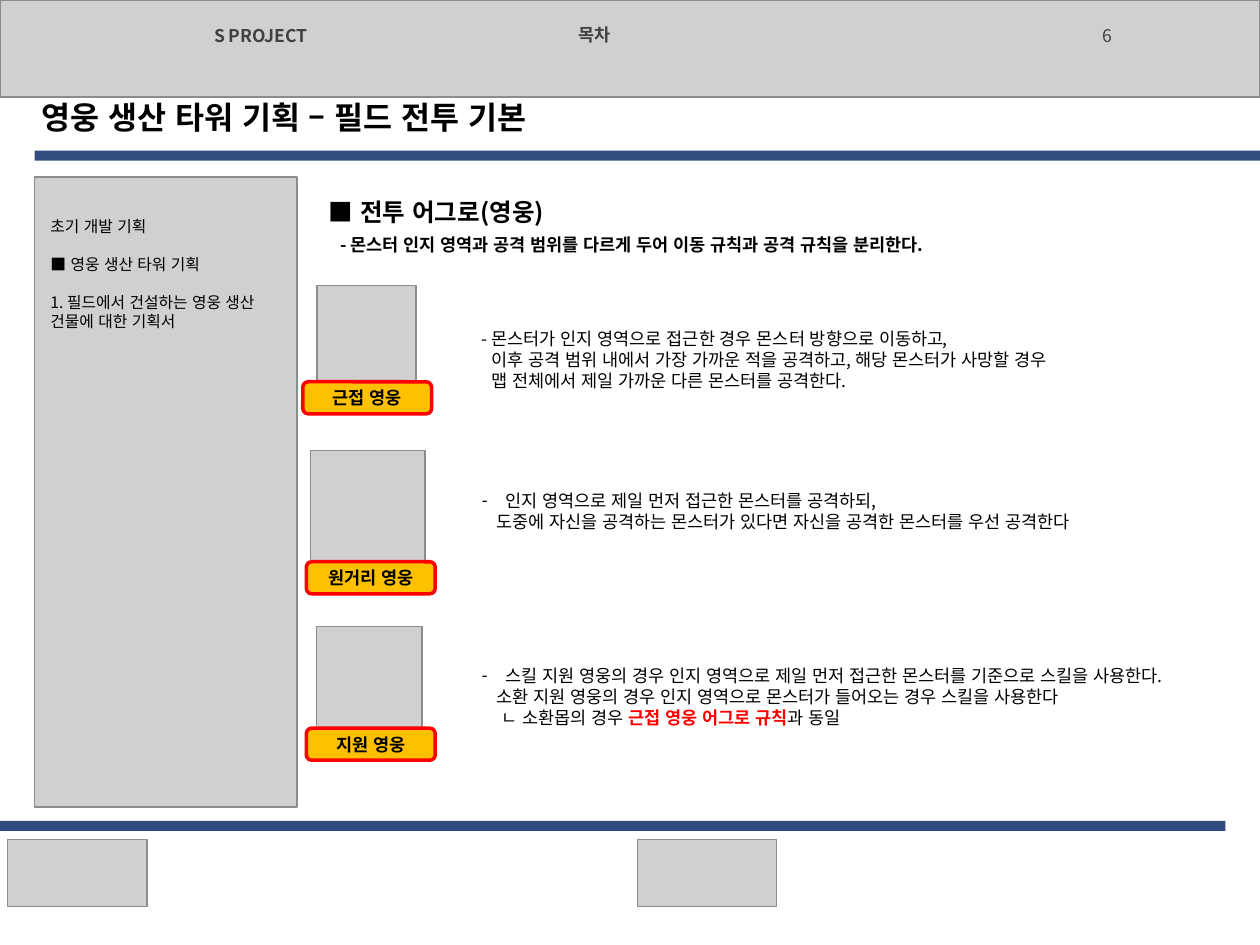
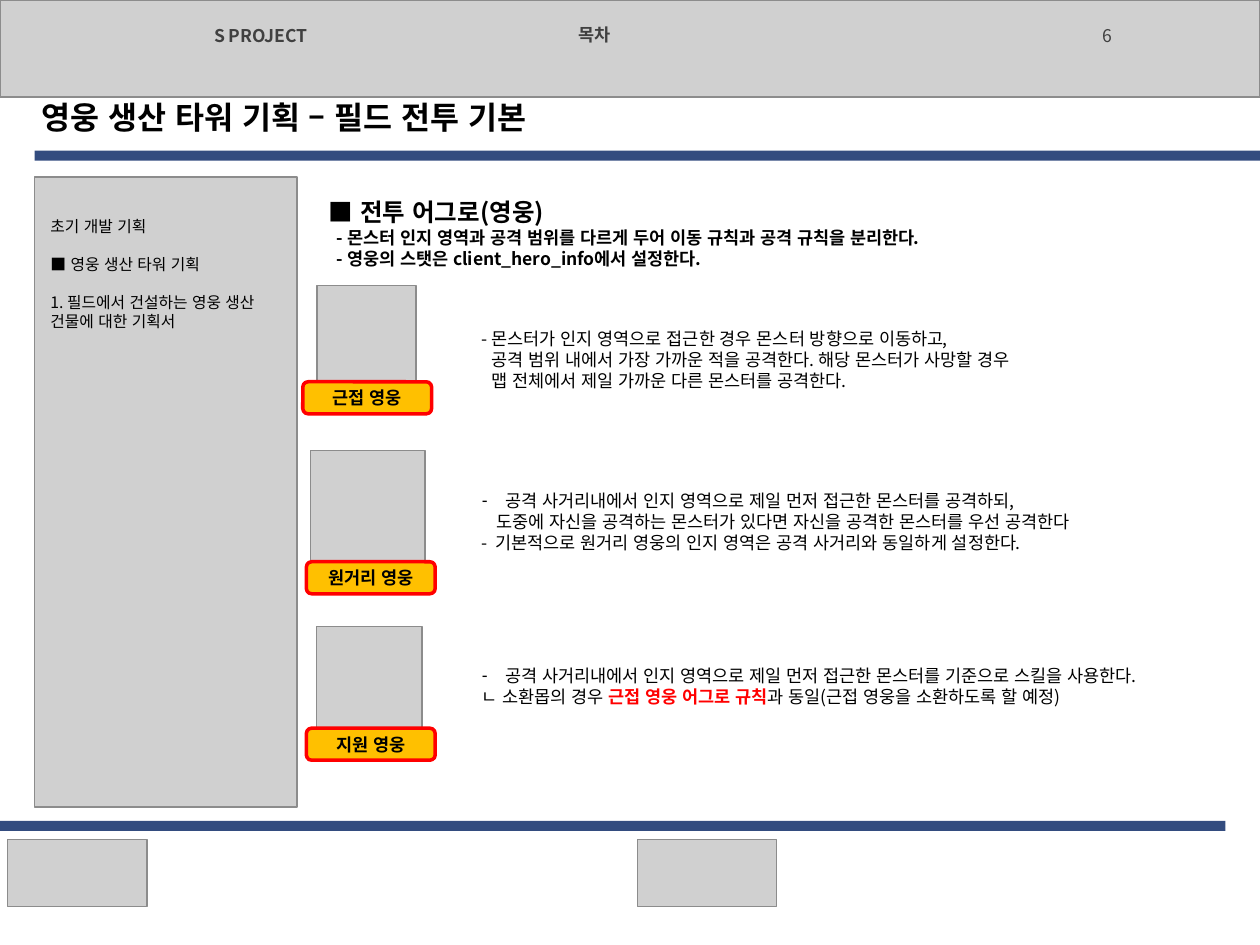
Before and after one commit to EpicRocket/SProjectDesign, a slide deck: slide 6 of Design/영웅 생산 타워 기획서.pptx. Drawn at 1260x945 pixels with LibreOffice and Linux fonts; fonts in the diff are those of the drawing; grey boxes stand for pictures. Boxes give left, top, right and bottom in pixels: in the first picture for what was removed or moved away, otherwise in the second. Text is boxed around its words. In the diff, an @@ line names an element or a change of style, - is before the commit and + after.

Commit message:
#add
영웅 생산 타워 기획서 (작성중)

기획서 추가

```diff
--- a/Design/영웅 생산 타워 기획서.pptx
+++ b/Design/영웅 생산 타워 기획서.pptx
@@ text at [347,250,702,268]: paragraph added @@
+- 영웅의 스탯은 client_hero_info에서 설정한다.
@@ text at [492,351,1009,368]: text changed @@
-이후 공격 범위 내에서 가장 가까운 적을 공격하고, 해당 몬스터가 사망할 경우
+공격 범위 내에서 가장 가까운 적을 공격한다. 해당 몬스터가 사망할 경우
@@ text at [505,492,1015,510]: text changed @@
-– 인지 영역으로 제일 먼저 접근한 몬스터를 공격하되,
+– 공격 사거리내에서 인지 영역으로 제일 먼저 접근한 몬스터를 공격하되,
@@ text at [496,534,1021,551]: paragraph added @@
+- 기본적으로 원거리 영웅의 인지 영역은 공격 사거리와 동일하게 설정한다.
@@ text at [482,667,1137,707]: text changed @@
-– 스킬 지원 영웅의 경우 인지 영역으로 제일 먼저 접근한 몬스터를 기준으로 스킬을 사용한다.
-소환 지원 영웅의 경우 인지 영역으로 몬스터가 들어오는 경우 스킬을 사용한다
-ㄴ 소환몹의 경우 근접 영웅 어그로 규칙과 동일
+– 공격 사거리내에서 인지 영역으로 제일 먼저 접근한 몬스터를 기준으로 스킬을 사용한다.
+ㄴ 소환몹의 경우 근접 영웅 어그로 규칙과 동일(근접 영웅을 소환하도록 할 예정)
```
Also in this commit, not shown: 2 other slides changed.
